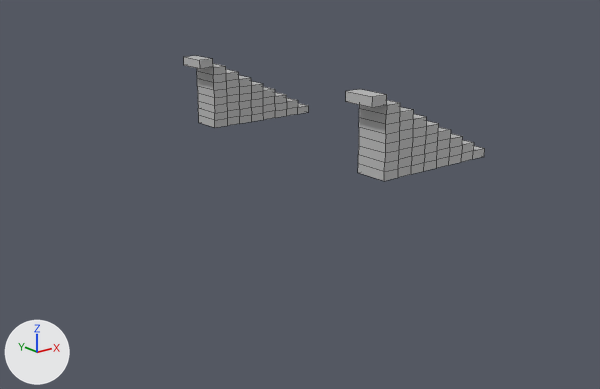
The FBX model 300/assets/Models/Stairs.fbx: old version first, new version second.
The view is the same before and after, from a camera (50 mm lens) standing at (-82.0, -192.1, 13.2) and looking at (-6.3, -97.5, -24.6). Every picture has the same lights, and +X, +Y and +Z are marked at lower left. Mesh edges are drawn as thin lines. Where no turn or scale is listed for an object, it has been applied to the vertices.

The scene before the commit, as lines of its bpy script (objects in view):
```python
me_mesh = bpy.data.meshes.new('Mesh')
me_mesh.from_pydata(...)  # 112 vertices, 102 faces; spans x -3.51..5.57, y -0.97..1.26, z -0.53..0.5
me_mesh.materials.append(mat_stairs)  # grey #bcbcbc
me_mesh_001 = bpy.data.meshes.new('Mesh.001')
me_mesh_001.from_pydata(...)  # 112 vertices, 102 faces; spans x -3.51..5.57, y -0.97..1.26, z -0.53..0.5
me_mesh_001.materials.append(mat_stairs)  # grey #bcbcbc
ob_pcube6 = bpy.data.objects.new('pCube6', me_mesh_001)
ob_pcube6.parent = ob_buildings
ob_pcube6.location = (1352.0, -1756.0, 10014.0)
ob_pcube6.scale = (297.0, 611.0, 583.0)
ob_pcube7 = bpy.data.objects.new('pCube7', me_mesh)
ob_pcube7.parent = ob_buildings
ob_pcube7.location = (1352.0, -1756.0, 5212.0)
ob_pcube7.scale = (297.0, 611.0, 583.0)
```
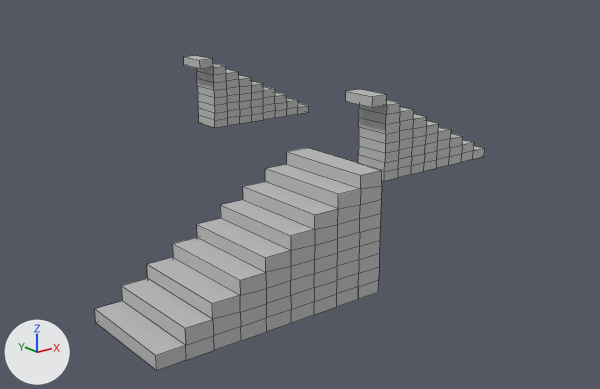
The edits, one by one:
Mesh me_mesh_1 is new.
It has 130 vertices, 117 faces and spans x -16.5..10.4, y -6.3..5.9, z -5.9..7.7.
It uses material mat_stairs (grey #bcbcbc).
Object 'pCube8' (ob_pcube8) is new; it shows me_mesh_1.
Its location is (-34.4, -126.8, -17.6).

Pixel boxes [x1, y1, x2, y2] of what changed, in the pictures (600 x 389 px):
'pCube8', added
    after: [95, 148, 382, 370]
